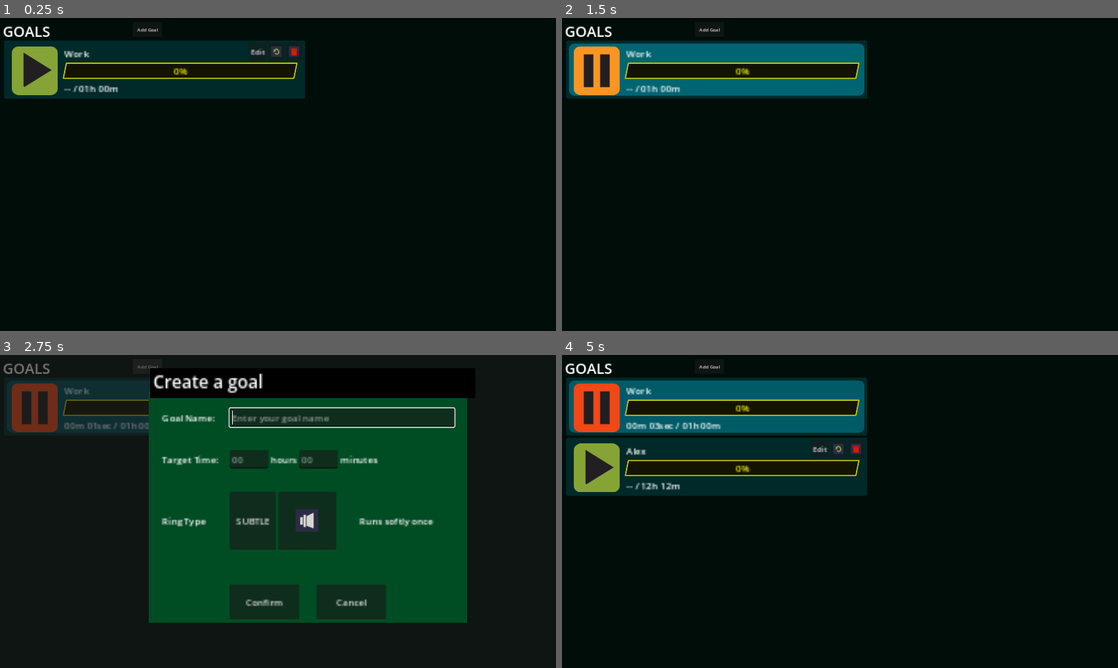
Above: before the commit, frames 1-4 (two rows, left to right).
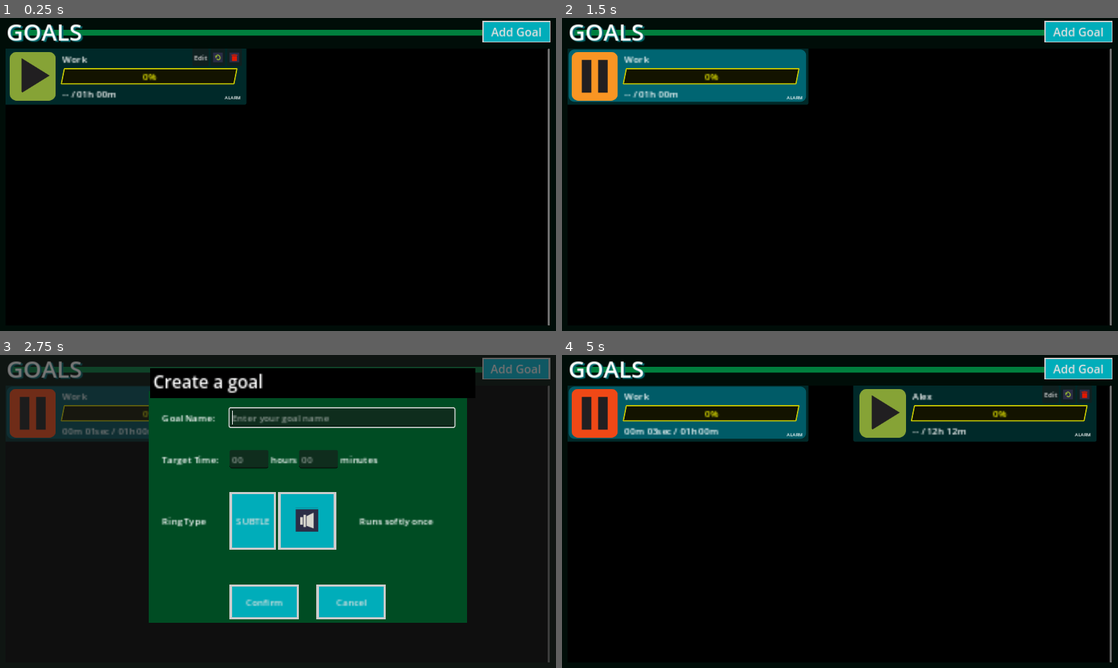
Above: after the commit, the same moments.

Repository: mathew-tran/productive
Game: Godot game, scene res://Main.tscn
Same seed, same stepped clock (60 frames per second), same inputs: the game is played once before the commit and once after it. Sound files missing from this copy of the repository are replaced by a short silence.
Inputs (mouse positions are in pixels of both pictures, inside the frame that each line leads up to; where the layout moved, square brackets give the same spot in the first picture):
- Up to frame 1 (0.25 s): no input
- Up to frame 2 (1.5 s): click (778, 58) [840, 52] at 0.5 s; click (595, 77) [595, 71] at 1.25 s
- Up to frame 3 (2.75 s): click "Add Goal" at 2 s
- Up to frame 4 (5 s): click (906, 417) at 2.77 s; type "Alex" at 2.85 s; click (812, 458) at 3 s; type "12" at 3.08 s; click (878, 458) at 3.23 s; type "12" at 3.32 s; click "SUBTLE" at 3.5 s; click "Confirm" at 4.25 s

The runs differ from the first frame. In frame 1, 9.2% of the frame differs, in the area x 0-99%, y 0-99%; in frame 2, 9.8%; in frame 3, 11%; in frame 4, 23%.

Commit message:
update theme a bit and make it so it's more scalable

Diff:
--- a/Main.tscn
+++ b/Main.tscn
@@ -1,13 +1,23 @@
-[gd_scene load_steps=7 format=3 uid="uid://bdu5oj5mt0ygf"]
+[gd_scene load_steps=11 format=3 uid="uid://bdu5oj5mt0ygf"]
 
 [ext_resource type="PackedScene" uid="uid://bodlyhu4lywei" path="res://Scenes/Goal.tscn" id="1_b47w2"]
 [ext_resource type="Script" path="res://Scripts/GoalContainer.gd" id="1_ru3c7"]
 [ext_resource type="AudioStream" uid="uid://cgbtwfv1xh10" path="res://Audio/switch17.wav" id="2_cdta8"]
 [ext_resource type="Script" path="res://Scripts/InputFields/AddGoalButton.gd" id="4_ak44c"]
+[ext_resource type="Theme" uid="uid://bllcmaeikx5al" path="res://Themes/ButtonTheme.tres" id="4_m1fa2"]
 [ext_resource type="PackedScene" uid="uid://bl3b5cw4p7i4d" path="res://Scenes/GoalEditPopup.tscn" id="4_nuibf"]
 
 [sub_resource type="StyleBoxFlat" id="StyleBoxFlat_b2rn8"]
 bg_color = Color(2.03052e-08, 0.052976, 0.0330747, 1)
+
+[sub_resource type="StyleBoxFlat" id="StyleBoxFlat_6vgs1"]
+bg_color = Color(1.54018e-06, 0.501222, 0.243153, 1)
+skew = Vector2(0.2, 0)
+
+[sub_resource type="Theme" id="Theme_hhgah"]
+
+[sub_resource type="StyleBoxFlat" id="StyleBoxFlat_6mglu"]
+bg_color = Color(0, 0, 0, 1)
 
 [node name="Control" type="Control"]
 layout_mode = 3
@@ -26,30 +36,111 @@
 grow_vertical = 2
 theme_override_styles/panel = SubResource("StyleBoxFlat_b2rn8")
 
+[node name="Panel2" type="Panel" parent="."]
+layout_mode = 0
+offset_left = 41.0
+offset_top = 41.0
+offset_right = 1879.0
+offset_bottom = 61.0
+theme_override_styles/panel = SubResource("StyleBoxFlat_6vgs1")
+
 [node name="Label" type="Label" parent="."]
 layout_mode = 2
-offset_left = 10.0
-offset_top = 10.0
-offset_right = 510.0
-offset_bottom = 79.0
-theme_override_font_sizes/font_size = 50
+offset_left = 22.0
+offset_top = -9.0
+offset_right = 522.0
+offset_bottom = 101.0
+theme_override_colors/font_shadow_color = Color(1.01075e-06, 0.398847, 0.416517, 1)
+theme_override_constants/shadow_offset_x = 6
+theme_override_constants/shadow_offset_y = 4
+theme_override_font_sizes/font_size = 80
 text = "GOALS"
+vertical_alignment = 1
 
-[node name="VBoxContainer" type="VBoxContainer" parent="."]
+[node name="ScrollContainer" type="ScrollContainer" parent="."]
+layout_mode = 0
+offset_left = 18.0
+offset_top = 106.0
+offset_right = 1899.0
+offset_bottom = 1061.0
+theme = SubResource("Theme_hhgah")
+theme_override_styles/panel = SubResource("StyleBoxFlat_6mglu")
+horizontal_scroll_mode = 0
+vertical_scroll_mode = 2
+
+[node name="GoalContainer" type="GridContainer" parent="ScrollContainer" groups=["GoalContainer"]]
 layout_mode = 2
-offset_left = 28.0
-offset_top = 92.0
-offset_right = 528.0
-offset_bottom = 504.0
-scale = Vector2(2, 2)
-theme_override_constants/separation = 30
-
-[node name="GoalContainer" type="VBoxContainer" parent="VBoxContainer" groups=["GoalContainer"]]
-layout_mode = 2
-size_flags_vertical = 0
+theme_override_constants/h_separation = 160
+theme_override_constants/v_separation = 40
+columns = 2
 script = ExtResource("1_ru3c7")
 
-[node name="Goal7" parent="VBoxContainer/GoalContainer" instance=ExtResource("1_b47w2")]
+[node name="Goal7" parent="ScrollContainer/GoalContainer" instance=ExtResource("1_b47w2")]
+layout_mode = 2
+GoalName = "Sleep"
+GoalInHours = 56
+
+[node name="Goal8" parent="ScrollContainer/GoalContainer" instance=ExtResource("1_b47w2")]
+layout_mode = 2
+GoalName = "Sleep"
+GoalInHours = 56
+
+[node name="Goal9" parent="ScrollContainer/GoalContainer" instance=ExtResource("1_b47w2")]
+layout_mode = 2
+GoalName = "Sleep"
+GoalInHours = 56
+
+[node name="Goal10" parent="ScrollContainer/GoalContainer" instance=ExtResource("1_b47w2")]
+layout_mode = 2
+GoalName = "Sleep"
+GoalInHours = 56
+
+[node name="Goal11" parent="ScrollContainer/GoalContainer" instance=ExtResource("1_b47w2")]
+layout_mode = 2
+GoalName = "Sleep"
+GoalInHours = 56
+
+[node name="Goal12" parent="ScrollContainer/GoalContainer" instance=ExtResource("1_b47w2")]
+layout_mode = 2
+GoalName = "Sleep"
+GoalInHours = 56
+
+[node name="Goal13" parent="ScrollContainer/GoalContainer" instance=ExtResource("1_b47w2")]
+layout_mode = 2
+GoalName = "Sleep"
+GoalInHours = 56
+
+[node name="Goal15" parent="ScrollContainer/GoalContainer" instance=ExtResource("1_b47w2")]
+layout_mode = 2
+GoalName = "Sleep"
+GoalInHours = 56
+
+[node name="Goal16" parent="ScrollContainer/GoalContainer" instance=ExtResource("1_b47w2")]
+layout_mode = 2
+GoalName = "Sleep"
+GoalInHours = 56
+
+[node name="Goal17" parent="ScrollContainer/GoalContainer" instance=ExtResource("1_b47w2")]
+layout_mode = 2
+GoalName = "Sleep"
+GoalInHours = 56
+
+[node name="Goal18" parent="ScrollContainer/GoalContainer" instance=ExtResource("1_b47w2")]
+layout_mode = 2
+GoalName = "Sleep"
+GoalInHours = 56
+
+[node name="Goal19" parent="ScrollContainer/GoalContainer" instance=ExtResource("1_b47w2")]
+layout_mode = 2
+GoalName = "Sleep"
+GoalInHours = 56
+
+[node name="Goal20" parent="ScrollContainer/GoalContainer" instance=ExtResource("1_b47w2")]
+layout_mode = 2
+GoalName = "Sleep"
+GoalInHours = 56
+
+[node name="Goal14" parent="ScrollContainer/GoalContainer" instance=ExtResource("1_b47w2")]
 layout_mode = 2
 GoalName = "Sleep"
 GoalInHours = 56
@@ -62,10 +153,12 @@
 [node name="AddGoalButton" type="Button" parent="."]
 custom_minimum_size = Vector2(100, 50)
 layout_mode = 0
-offset_left = 459.0
-offset_top = 15.0
-offset_right = 559.0
-offset_bottom = 65.0
+offset_left = 1666.0
+offset_top = 10.0
+offset_right = 1902.0
+offset_bottom = 85.0
+theme = ExtResource("4_m1fa2")
+theme_override_font_sizes/font_size = 40
 text = "Add Goal"
 script = ExtResource("4_ak44c")
 
@@ -73,5 +166,5 @@
 visible = false
 layout_mode = 1
 
-[connection signal="child_exiting_tree" from="VBoxContainer/GoalContainer" to="VBoxContainer/GoalContainer" method="_on_child_exiting_tree"]
+[connection signal="child_exiting_tree" from="ScrollContainer/GoalContainer" to="ScrollContainer/GoalContainer" method="_on_child_exiting_tree"]
 [connection signal="button_up" from="AddGoalButton" to="AddGoalButton" method="_on_button_up"]
--- a/Scenes/Goal.tscn
+++ b/Scenes/Goal.tscn
@@ -70,21 +70,22 @@
 }
 
 [node name="Goal" type="Control"]
-custom_minimum_size = Vector2(500, 100)
+custom_minimum_size = Vector2(835, 200)
 layout_mode = 3
 anchors_preset = 0
-offset_right = 515.0
-offset_bottom = 100.0
+offset_right = 835.0
+offset_bottom = 200.0
 pivot_offset = Vector2(250, 50)
 script = ExtResource("1_1uym3")
 
 [node name="Panel" type="Panel" parent="."]
-custom_minimum_size = Vector2(520, 100)
+custom_minimum_size = Vector2(420, 100)
 layout_mode = 0
 offset_left = -7.0
 offset_top = -7.0
-offset_right = 511.0
-offset_bottom = 88.0
+offset_right = 413.0
+offset_bottom = 93.0
+scale = Vector2(2, 2)
 mouse_filter = 2
 theme_override_styles/panel = SubResource("StyleBoxFlat_04v2r")
 
@@ -96,9 +97,9 @@
 anchor_top = 0.5
 anchor_right = 0.5
 anchor_bottom = 0.5
-offset_left = -255.0
+offset_left = -204.0
 offset_top = -45.0
-offset_right = 255.0
+offset_right = 206.0
 offset_bottom = 45.0
 grow_horizontal = 2
 grow_vertical = 2
@@ -108,10 +109,11 @@
 [node name="HBoxContainer" type="HBoxContainer" parent="."]
 custom_minimum_size = Vector2(50, 50)
 layout_mode = 0
-offset_left = 6.0
-offset_top = 3.0
-offset_right = 503.0
-offset_bottom = 84.0
+offset_left = 15.0
+offset_top = 11.0
+offset_right = 512.0
+offset_bottom = 92.0
+scale = Vector2(2, 2)
 mouse_filter = 2
 theme_override_constants/separation = 11
 
@@ -132,7 +134,7 @@
 mouse_filter = 2
 
 [node name="ProgressBar" type="ProgressBar" parent="HBoxContainer/VBoxContainer/HBoxContainer"]
-custom_minimum_size = Vector2(400, 0)
+custom_minimum_size = Vector2(300, 0)
 layout_mode = 2
 mouse_filter = 2
 theme_override_styles/background = SubResource("StyleBoxFlat_e342l")
@@ -145,12 +147,12 @@
 
 [node name="OptionButtons" type="HBoxContainer" parent="."]
 layout_mode = 0
-offset_left = 416.0
-offset_top = -4.0
-offset_right = 530.0
-offset_bottom = 36.0
-scale = Vector2(0.8, 0.8)
+offset_left = 646.0
+offset_right = 760.0
+offset_bottom = 40.0
+scale = Vector2(1.5, 1.5)
 mouse_filter = 2
+metadata/_edit_group_ = true
 
 [node name="Edit" type="Button" parent="OptionButtons"]
 layout_mode = 2
@@ -178,6 +180,15 @@
 [node name="AudioStreamPlayer" type="AudioStreamPlayer" parent="."]
 stream = ExtResource("5_j40br")
 
+[node name="AlarmType" type="Label" parent="."]
+layout_mode = 0
+offset_left = 728.0
+offset_top = 156.0
+offset_right = 813.0
+offset_bottom = 179.0
+text = "SUBTLE"
+horizontal_alignment = 2
+
 [connection signal="CustomPress" from="HBoxContainer/Button" to="." method="_on_button_custom_press"]
 [connection signal="button_up" from="OptionButtons/Edit" to="." method="_on_edit_button_up"]
 [connection signal="button_up" from="OptionButtons/ResetButton" to="." method="_on_reset_button_button_up"]
--- a/Scenes/GoalEditPopup.tscn
+++ b/Scenes/GoalEditPopup.tscn
@@ -6,6 +6,7 @@
 [ext_resource type="Script" path="res://Scripts/InputFields/HourEdit.gd" id="4_sggm4"]
 [ext_resource type="Script" path="res://Scripts/InputFields/MinuteEdit.gd" id="5_qovd7"]
 [ext_resource type="PackedScene" uid="uid://7efecgqj2pr1" path="res://Scenes/RingContainer.tscn" id="6_cdigk"]
+[ext_resource type="Theme" uid="uid://bllcmaeikx5al" path="res://Themes/ButtonTheme.tres" id="7_6bhaq"]
 
 [sub_resource type="StyleBoxFlat" id="StyleBoxFlat_13adb"]
 bg_color = Color(8.00174e-07, 0.296611, 0.138354, 1)
@@ -142,16 +143,19 @@
 [node name="Confirm" type="Button" parent="Content/VBoxContainer/ActionContainer"]
 custom_minimum_size = Vector2(120, 60)
 layout_mode = 2
+theme = ExtResource("7_6bhaq")
 text = "Confirm"
 
 [node name="Discard" type="Button" parent="Content/VBoxContainer/ActionContainer"]
 custom_minimum_size = Vector2(120, 60)
 layout_mode = 2
+theme = ExtResource("7_6bhaq")
 text = "Cancel"
 
 [node name="Delete" type="Button" parent="Content/VBoxContainer/ActionContainer"]
 custom_minimum_size = Vector2(120, 60)
 layout_mode = 2
+theme = ExtResource("7_6bhaq")
 text = "Delete
 "
 
--- a/Scenes/RingContainer.tscn
+++ b/Scenes/RingContainer.tscn
@@ -1,7 +1,8 @@
-[gd_scene load_steps=4 format=3 uid="uid://7efecgqj2pr1"]
+[gd_scene load_steps=5 format=3 uid="uid://7efecgqj2pr1"]
 
 [ext_resource type="Script" path="res://Scripts/RingContainer.gd" id="1_2hofd"]
 [ext_resource type="Texture2D" uid="uid://dejigotu6yli7" path="res://Art/Previewbutton.png" id="1_b55s8"]
+[ext_resource type="Theme" uid="uid://bllcmaeikx5al" path="res://Themes/ButtonTheme.tres" id="2_e8dtv"]
 [ext_resource type="AudioStream" uid="uid://bndnct5yw0dv7" path="res://Audio/switch27.wav" id="3_jn34k"]
 
 [node name="RingContainer" type="HBoxContainer"]
@@ -10,11 +11,13 @@
 [node name="RingButton" type="Button" parent="."]
 custom_minimum_size = Vector2(80, 0)
 layout_mode = 2
+theme = ExtResource("2_e8dtv")
 text = "ALARM"
 
 [node name="Button" type="Button" parent="."]
 custom_minimum_size = Vector2(100, 0)
 layout_mode = 2
+theme = ExtResource("2_e8dtv")
 icon = ExtResource("1_b55s8")
 icon_alignment = 1
 
--- a/Scripts/Goal.gd
+++ b/Scripts/Goal.gd
@@ -82,7 +82,11 @@
 
 	var weight = CompletionProgress.value / CompletionProgress.max_value
 	CompletionProgress.modulate = lerp(Color.YELLOW, Color.GREEN, weight)
-
+	if RingType == Helper.RING_TYPE.SUBTLE:
+		$AlarmType.text = "SUBTLE"
+	if RingType == Helper.RING_TYPE.ALARM:
+		$AlarmType.text = "ALARM
+		"
 func GetGoalText():
 	return GetTimeText(0, GoalInHours, GoalInMinutes)
 
--- a/Scripts/GoalContainer.gd
+++ b/Scripts/GoalContainer.gd
@@ -1,4 +1,4 @@
-extends VBoxContainer
+extends Container
 
 
 var LastActivatedGoal = null
@@ -62,18 +62,6 @@
 		if goalchild is Goal:
 			goalchild.Stop()
 
-func _input(event):
-	if Game.bIsInMenu:
-
-		return
-	if event.is_action_pressed("pause"):
-		if is_instance_valid(LastActivatedGoal):
-			bIsPaused = !bIsPaused
-			if bIsPaused:
-				LastActivatedGoal.Stop(true)
-			else:
-				LastActivatedGoal.Start()
-
 
 func UpdatePanels(index):
 	for x in range(0, len(get_children())):
--- /dev/null
+++ b/Themes/ButtonTheme.tres
@@ -0,0 +1,27 @@
+[gd_resource type="Theme" load_steps=4 format=3 uid="uid://bllcmaeikx5al"]
+
+[sub_resource type="StyleBoxFlat" id="StyleBoxFlat_dedfw"]
+bg_color = Color(0, 0.667129, 0.807273, 1)
+border_width_left = 4
+border_width_top = 4
+border_width_right = 4
+border_width_bottom = 4
+
+[sub_resource type="StyleBoxFlat" id="StyleBoxFlat_arr21"]
+bg_color = Color(2.79158e-06, 0.709415, 0.823165, 1)
+border_width_left = 4
+border_width_top = 4
+border_width_right = 8
+border_width_bottom = 4
+
+[sub_resource type="StyleBoxFlat" id="StyleBoxFlat_exfpj"]
+bg_color = Color(0, 0.680406, 0.72856, 1)
+border_width_left = 4
+border_width_top = 4
+border_width_right = 4
+border_width_bottom = 4
+
+[resource]
+Button/styles/focus = SubResource("StyleBoxFlat_dedfw")
+Button/styles/hover = SubResource("StyleBoxFlat_arr21")
+Button/styles/normal = SubResource("StyleBoxFlat_exfpj")
Not shown: 1 places in Scenes/GoalEditPopup.tscn that only renumber resources
